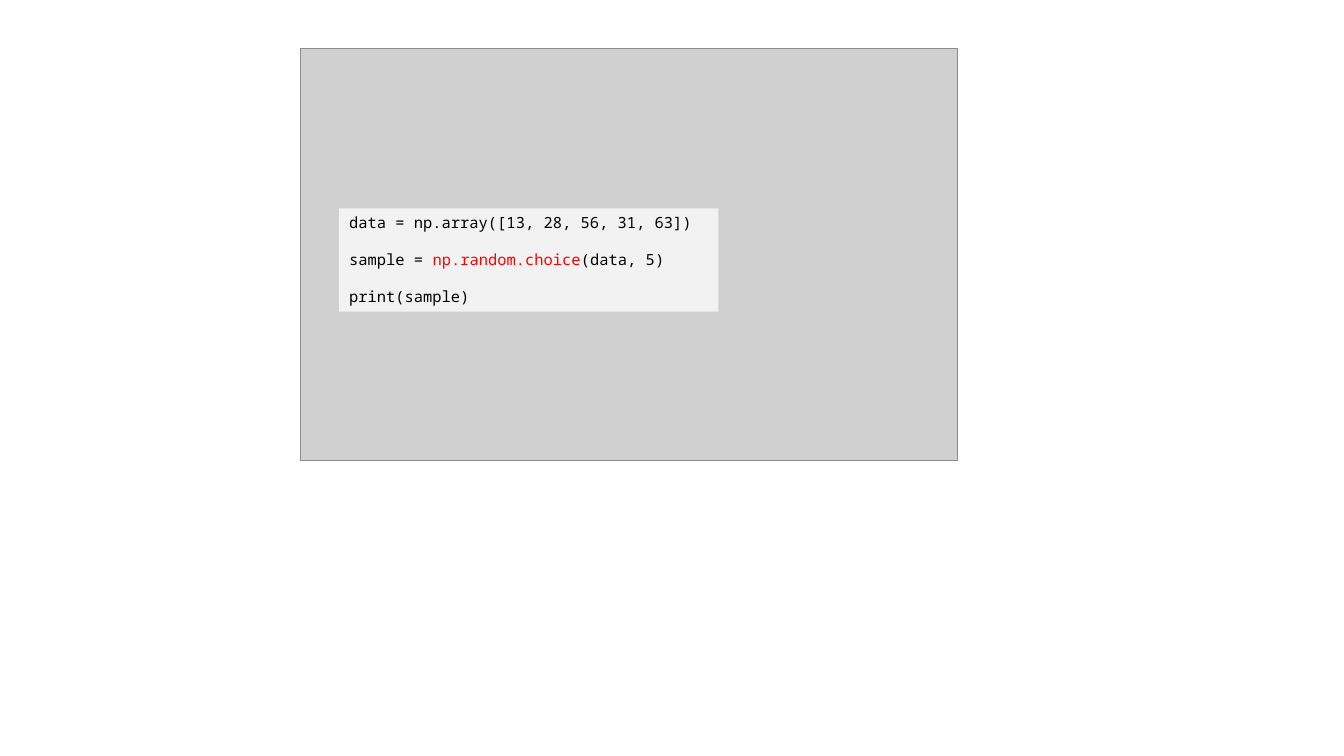
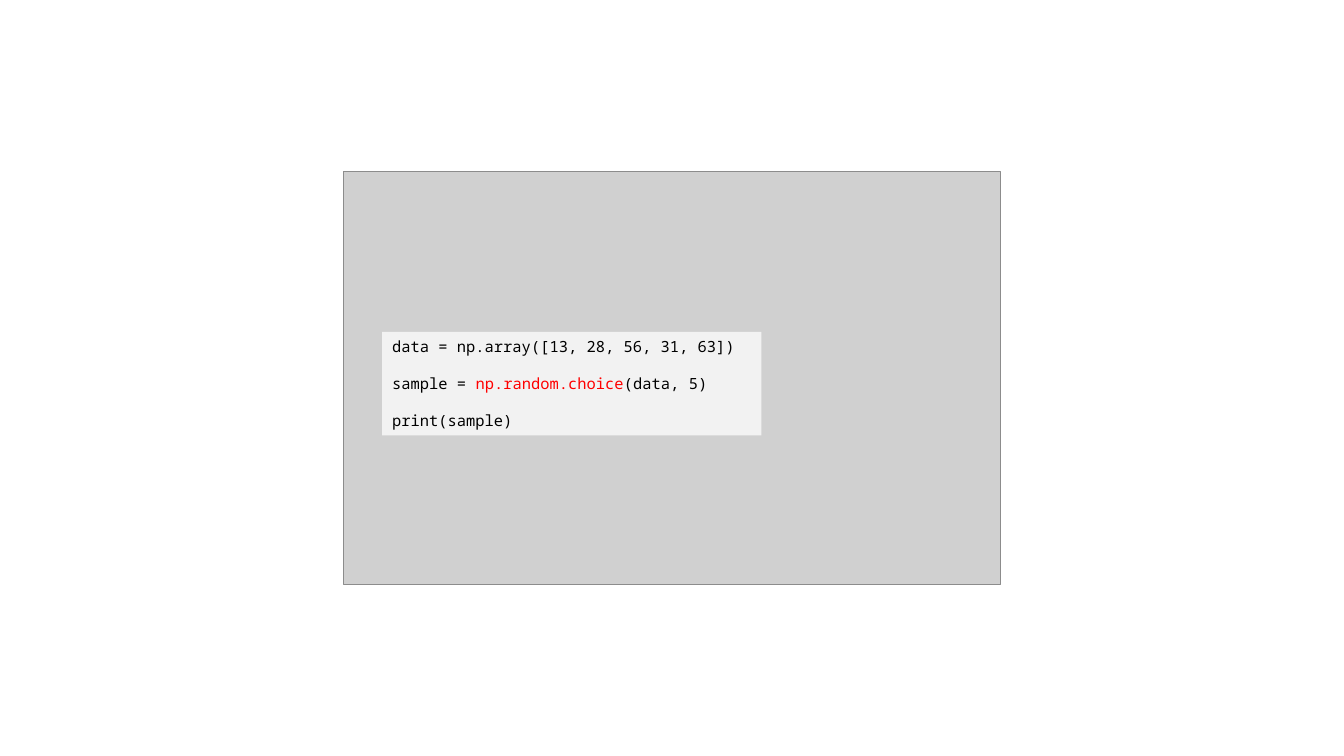
Before and after one commit to JNYH/DataCamp_Assessment, a slide deck: slide 15 of Statistical_Experimentation.pptx. Drawn at 1344x756 pixels with LibreOffice and Linux fonts; fonts in the diff are those of the drawing; grey boxes stand for pictures. Boxes give left, top, right and bottom in pixels: in the first picture for what was removed or moved away, otherwise in the second. Text is boxed around its words. In the diff, an @@ line names an element or a change of style, - is before the commit and + after.

```diff
--- a/Statistical_Experimentation.pptx
+++ b/Statistical_Experimentation.pptx
@@ picture: place and size @@
-picture at [300,48,958,461]
+picture at [344,171,1001,584]
@@ rectangle "data = np.array([13, 28, 56, ...": place and size @@
-rectangle "data = np.array([13, 28, 56, ..." at [340,209,719,313]
+rectangle "data = np.array([13, 28, 56, ..." at [382,332,761,436]
```
Also in this commit, not shown: 11 other slides changed, 29 slides added, 4 slides removed.
